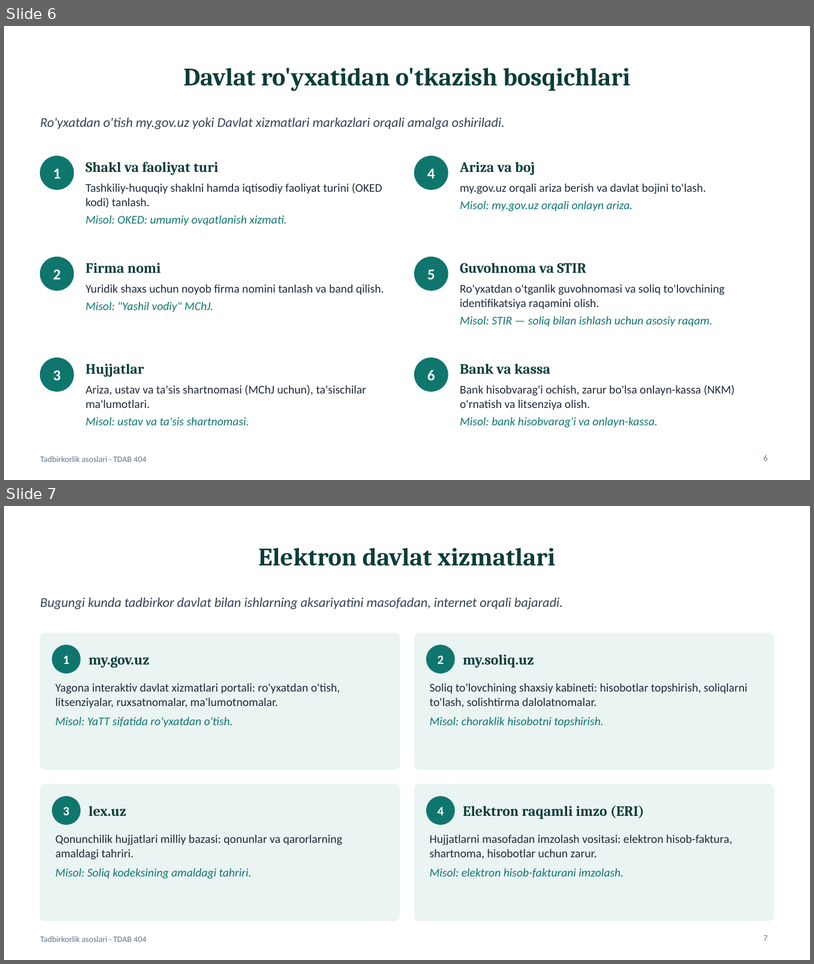
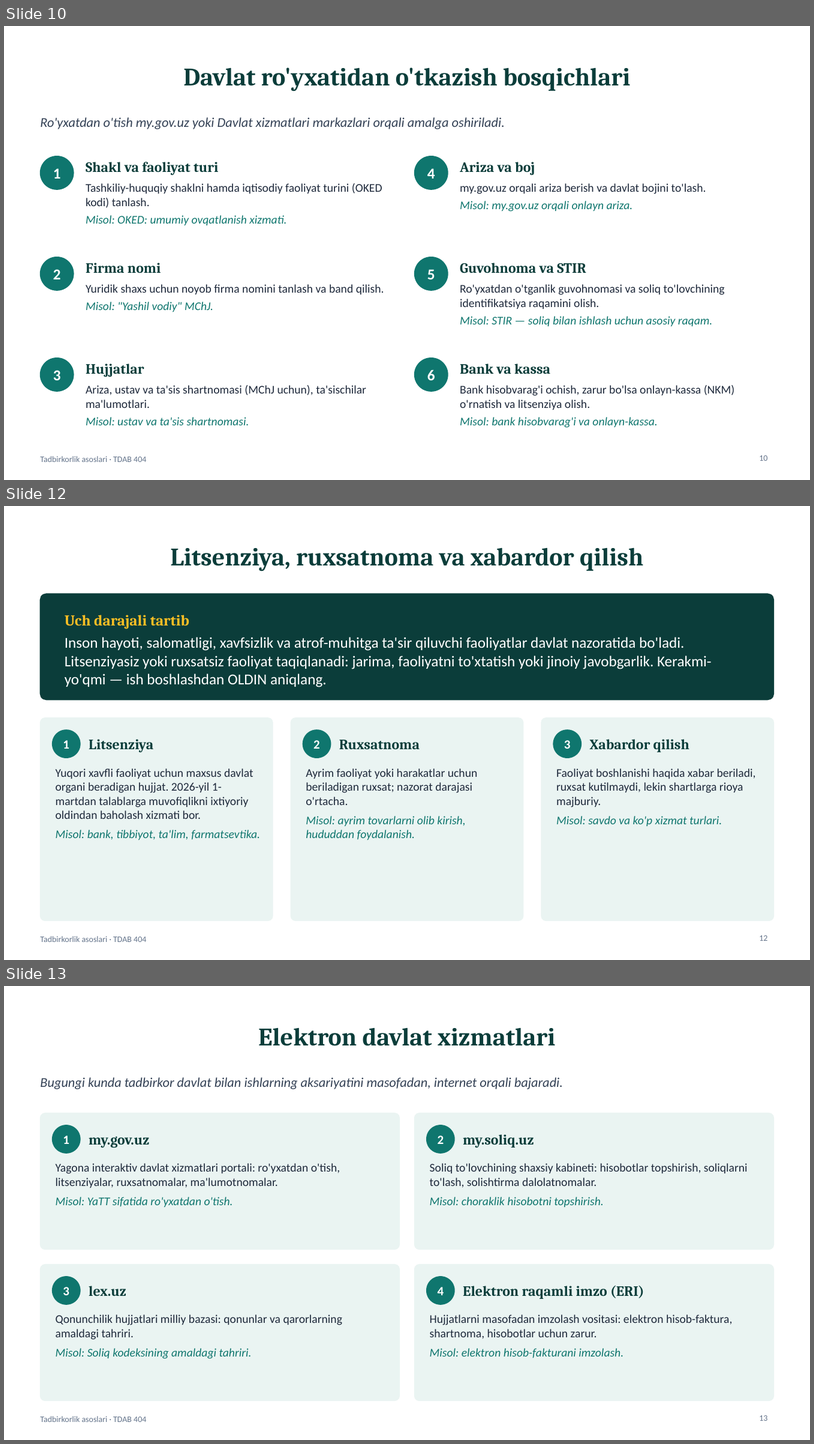
Before and after one commit to Ulugbek3989/tad, a slide deck: public/resources/taqdimotlar/M04-taqdimot.pptx. Shown one above the other, each under a label of ours: slides 6 and 7 before the commit, slides 10, 12 and 13 after it; the slides between them are not shown. The pictures are 814x964 and 814x1444 pixels, drawn with LibreOffice and Linux fonts; fonts in the diff are those of the drawing. Boxes give left, top, right and bottom in pixels: in the first picture for what was removed or moved away, otherwise in the second. Text is boxed around its words. In the diff, an @@ line names an element or a change of style, - is before the commit and + after.

```diff
--- a/public/resources/taqdimotlar/M04-taqdimot.pptx
+++ b/public/resources/taqdimotlar/M04-taqdimot.pptx
@@ slide 12 added at <box>4,506,810,960</box>, background #FFFFFF; not listed: 1 template element that a slide beside it also shows @@
@@ title added at <box>170,547,644,571</box>, 30 pt, text #0B3D3A, bold @@
+Litsenziya, ruxsatnoma va xabardor qilish
@@ rounded rectangle added at <box>40,594,774,700</box>, fill #0B3D3A, outline #0B3D3A 1 pt @@
@@ text added at <box>65,615,189,629</box>, 18 pt, text #FBBF24, bold @@
+Uch darajali tartib
@@ text added at <box>65,637,712,687</box>, 18 pt, text #FFFFFF @@
+Inson hayoti, salomatligi, xavfsizlik va atrof-muhitga ta'sir qiluvchi faoliyatlar davlat nazoratida bo'ladi. Litsenziyasiz yoki ruxsatsiz faoliyat taqiqlanadi: jarima, faoliyatni to'xtatish yoki jinoiy javobgarlik. Kerakmi-yo'qmi — ish boshlashdan OLDIN aniqlang.
@@ rounded rectangle added at <box>40,718,273,921</box>, fill #EAF4F2, outline #EAF4F2 1 pt @@
@@ rounded rectangle added at <box>291,718,523,921</box>, fill #EAF4F2, outline #EAF4F2 1 pt @@
@@ rounded rectangle added at <box>542,718,774,921</box>, fill #EAF4F2, outline #EAF4F2 1 pt @@
@@ ellipse added at <box>53,730,80,757</box>, fill #0F766E, outline #0F766E 1 pt @@
@@ text added at <box>89,739,153,753</box>, 17 pt, text #0B3D3A, bold @@
+Litsenziya
@@ ellipse added at <box>303,730,330,757</box>, fill #0F766E, outline #0F766E 1 pt @@
@@ text added at <box>339,739,420,749</box>, 17 pt, text #0B3D3A, bold @@
+Ruxsatnoma
@@ ellipse added at <box>554,730,582,757</box>, fill #0F766E, outline #0F766E 1 pt @@
@@ text added at <box>590,739,690,752</box>, 17 pt, text #0B3D3A, bold @@
+Xabardor qilish
@@ text added at <box>63,740,69,748</box>, 15 pt, text #FFFFFF, bold @@
+1
@@ text added at <box>314,740,320,748</box>, 15 pt, text #FFFFFF, bold @@
+2
@@ text added at <box>564,740,571,748</box>, 15 pt, text #FFFFFF, bold @@
+3
@@ text added at <box>56,768,260,840</box>, 14 pt, text #1E293B @@
+Yuqori xavfli faoliyat uchun maxsus davlat organi beradigan hujjat. 2026-yil 1-martdan talablarga muvofiqlikni ixtiyoriy oldindan baholash xizmati bor.
+Misol: bank, tibbiyot, ta'lim, farmatsevtika.
@@ text added at <box>306,768,477,840</box>, 14 pt, text #1E293B @@
+Ayrim faoliyat yoki harakatlar uchun beriladigan ruxsat; nazorat darajasi o'rtacha.
+Misol: ayrim tovarlarni olib kirish, hududdan foydalanish.
@@ text added at <box>557,768,756,826</box>, 14 pt, text #1E293B @@
+Faoliyat boshlanishi haqida xabar beriladi, ruxsat kutilmaydi, lekin shartlarga rioya majburiy.
+Misol: savdo va ko'p xizmat turlari.
@@ page number added at <box>759,935,768,940</box>, 10 pt, text #64748B @@
+12
@@ what was slide 6 is now slide 10 @@
@@ page number at <box>759,455,768,460</box>: text changed @@
-6
+10
@@ what was slide 7 is now slide 13 @@
@@ page number at <box>759,1415,768,1420</box>: text changed @@
-7
+13
```
Also in this commit, not shown: 1 slide changed, 9 other slides added, 41 other files.
